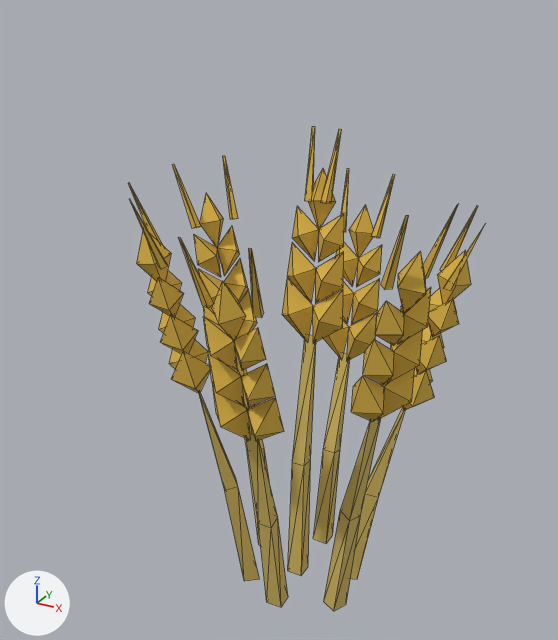
Before and after pictures for a commit that changed the glTF model assets/models/tuft_wheat.glb.
Before and after are seen from a 50 mm camera at (3.65, -7.16, 7.09) aimed at (-0.25, -0.07, 3.55). The axes (+X, +Y, +Z) are drawn at lower left. The lights are the same throughout. The first picture is the older version. Mesh edges are drawn as thin lines.

Before the edit, the objects in view are built like this:
```python
me_grass__d2b862 = bpy.data.meshes.new('Grass__D2B862')
me_grass__d2b862.from_pydata(...)  # 70 vertices, 98 faces; spans x -1.2..1.21, y -1.22..1.24, z 0.0..3.29
me_grass__d2b862.materials.append(mat_grass__d2b862)  # yellow #d2b862
me_grass__dcb446 = bpy.data.meshes.new('Grass__DCB446')
me_grass__dcb446.from_pydata(...)  # 378 vertices, 476 faces; spans x -1.92..1.86, y -1.86..1.82, z 2.5..5.64
me_grass__dcb446.materials.append(mat_grass__dcb446)  # yellow #dcb446
ob_grass__d2b862 = bpy.data.objects.new('Grass__D2B862', me_grass__d2b862)
ob_grass__d2b862.location = (0.0, 0.0, 0.0)
ob_grass__dcb446 = bpy.data.objects.new('Grass__DCB446', me_grass__dcb446)
ob_grass__dcb446.location = (0.0, 0.0, 0.0)
```
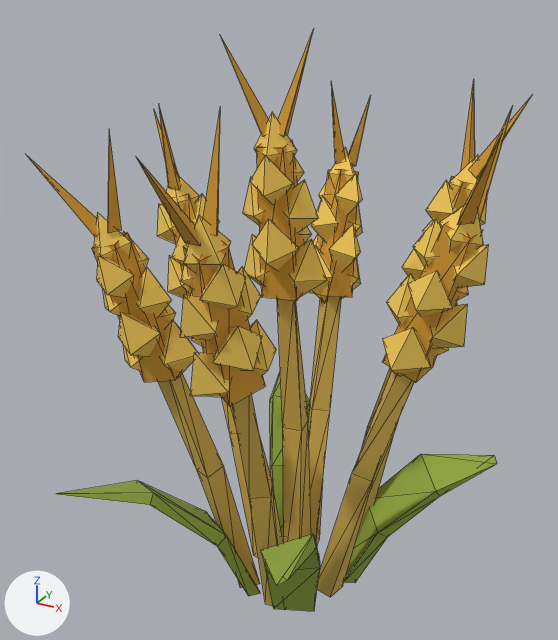
Changed parts and their boxes (x1, y1, x2, y2) in the pictures (558 x 640 px):
'Grass__DCB446', deleted (yellow): before (129, 126, 484, 441)
'Fabric__F6CE5C', added (yellow): after (94, 112, 489, 397)
'Grass__D6B254', added (yellow): after (158, 296, 414, 610)
'Fabric__D69E34', added: after (26, 29, 531, 406)
'Grass__D2B862', deleted (yellow): before (199, 335, 405, 611)
'Grass__92A840', added: after (56, 373, 497, 611)

Diff of the bpy script that builds the scene:
```diff
--- a/assets/models/tuft_wheat.glb.py
+++ b/assets/models/tuft_wheat.glb.py
@@ mat_grass__92a840 @@
+mat_grass__92a840 = principled_material('Grass__92A840')
+mat_grass__92a840.base_color = (0.287, 0.392, 0.0513)  # green #92a840
+mat_grass__92a840.roughness = 0.95
@@ mat_fabric__d69e34 @@
+mat_fabric__d69e34 = principled_material('Fabric__D69E34')
+mat_fabric__d69e34.base_color = (0.672, 0.342, 0.0343)  # orange #d69e34
+mat_fabric__d69e34.roughness = 0.95
@@ mat_fabric__f6ce5c @@
+mat_fabric__f6ce5c = principled_material('Fabric__F6CE5C')
+mat_fabric__f6ce5c.base_color = (0.922, 0.617, 0.107)  # yellow #f6ce5c
+mat_fabric__f6ce5c.roughness = 0.95
@@ mat_grass__d6b254 @@
+mat_grass__d6b254 = principled_material('Grass__D6B254')
+mat_grass__d6b254.base_color = (0.672, 0.445, 0.0887)  # yellow #d6b254
+mat_grass__d6b254.roughness = 0.95
@@ me_grass__92a840 @@
+me_grass__92a840.from_pydata(...)  # 56 vertices, 88 faces; spans x -1.93..2.15, y -2.25..2.27, z 0.0..1.99
+me_grass__92a840.materials.append(mat_grass__92a840)  # green #92a840
@@ me_fabric__d69e34 @@
+me_fabric__d69e34.from_pydata(...)  # 140 vertices, 182 faces; spans x -2.31..2.21, y -2.83..2.71, z 3.07..6.69
+me_fabric__d69e34.materials.append(mat_fabric__d69e34)  # orange #d69e34
@@ me_fabric__f6ce5c @@
+me_fabric__f6ce5c.from_pydata(...)  # 378 vertices, 504 faces; spans x -1.96..2.1, y -2.27..2.15, z 3.03..5.93
+me_fabric__f6ce5c.materials.append(mat_fabric__f6ce5c)  # yellow #f6ce5c
@@ me_grass__d6b254 @@
+me_grass__d6b254.from_pydata(...)  # 84 vertices, 112 faces; spans x -1.44..1.54, y -1.76..1.62, z 0.0..4.1
+me_grass__d6b254.materials.append(mat_grass__d6b254)  # yellow #d6b254
@@ ob_grass__d2b862 @@
-ob_grass__d2b862 = bpy.data.objects.new('Grass__D2B862', me_grass__d2b862)
-ob_grass__d2b862.location = (0.0, 0.0, 0.0)
@@ ob_grass__dcb446 @@
-ob_grass__dcb446 = bpy.data.objects.new('Grass__DCB446', me_grass__dcb446)
-ob_grass__dcb446.location = (0.0, 0.0, 0.0)
@@ ob_grass__92a840 @@
+ob_grass__92a840 = bpy.data.objects.new('Grass__92A840', me_grass__92a840)
+ob_grass__92a840.location = (0.0, 0.0, 0.0)
@@ ob_fabric__d69e34 @@
+ob_fabric__d69e34 = bpy.data.objects.new('Fabric__D69E34', me_fabric__d69e34)
+ob_fabric__d69e34.location = (0.0, 0.0, 0.0)
@@ ob_fabric__f6ce5c @@
+ob_fabric__f6ce5c = bpy.data.objects.new('Fabric__F6CE5C', me_fabric__f6ce5c)
+ob_fabric__f6ce5c.location = (0.0, 0.0, 0.0)
@@ ob_grass__d6b254 @@
+ob_grass__d6b254 = bpy.data.objects.new('Grass__D6B254', me_grass__d6b254)
+ob_grass__d6b254.location = (0.0, 0.0, 0.0)
```
